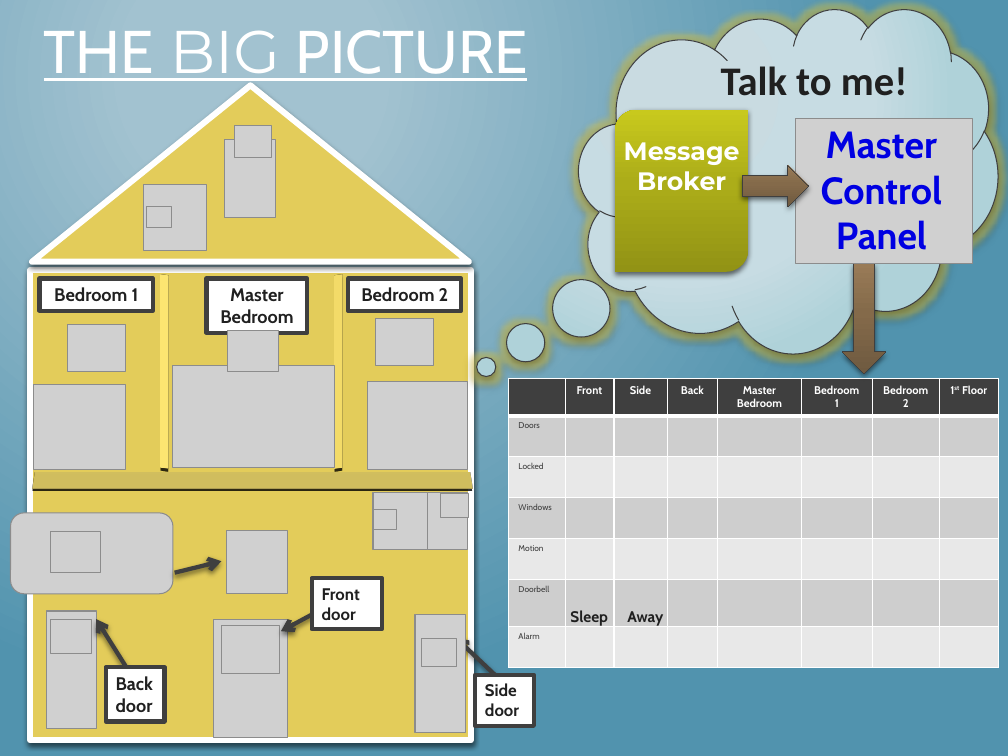
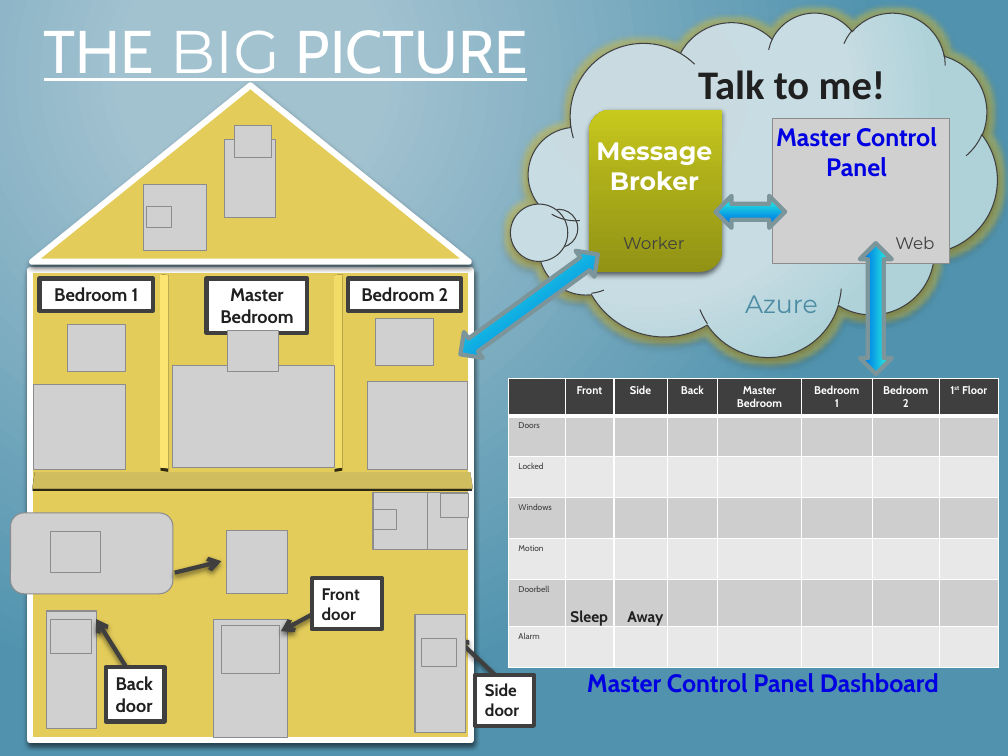
Before and after one commit to mlinnen/CloudHomeSecurity, a slide deck: slide 5 of docs/HacknightPowerPoint.pptx. Drawn at 1008x756 pixels with LibreOffice and Linux fonts; fonts in the diff are those of the drawing; grey boxes stand for pictures; background and template pictures are left out. Boxes give left, top, right and bottom in pixels: in the first picture for what was removed or moved away, otherwise in the second. Text is boxed around its words. In the diff, an @@ line names an element or a change of style, - is before the commit and + after.

Commit message:
Added a big picture image

```diff
--- a/docs/HacknightPowerPoint.pptx
+++ b/docs/HacknightPowerPoint.pptx
@@ thought cloud: place and size @@
-thought cloud at box(579, 8, 998, 353)
+thought cloud at box(528, 12, 997, 357)
@@ thought cloud at box(528, 12, 997, 357): proportions changed @@
@@ text "Talk to me!": place and size @@
-text "Talk to me!" at box(721, 66, 908, 96)
+text "Talk to me!" at box(698, 70, 886, 100)
@@ round diag rect: place and size @@
-round diag rect at box(615, 110, 748, 272)
+round diag rect at box(589, 110, 722, 272)
@@ text "Master Control Panel": place and size @@
-text "Master Control Panel" at box(821, 131, 942, 250)
+text "Master Control Panel" at box(776, 127, 937, 177)
@@ text "Master Control Panel" at box(776, 127, 937, 177): size 27 to 18 pt @@
@@ picture: place and size @@
-picture at box(795, 119, 972, 264)
+picture at box(773, 119, 950, 264)
@@ text "Message Broker": place and size @@
-text "Message Broker" at box(624, 142, 740, 190)
+text "Message Broker" at box(596, 142, 712, 190)
@@ right arrow removed at box(743, 165, 809, 207) @@
@@ left right arrow added at box(716, 196, 785, 228), fill gradient #03D4A8 to #21D6E0 to #0087E6 to #005CBF, outline #7C959A 3.03 pt @@
@@ text added at box(623, 237, 684, 249), 12 pt, text #3F3F3F @@
+Worker
@@ text added at box(895, 236, 934, 249), 12 pt, text #3F3F3F @@
+Web
@@ left right arrow added at box(451, 241, 608, 368), fill gradient #03D4A8 to #21D6E0 to #0087E6 to #005CBF, outline #7C959A 3.03 pt @@
@@ down arrow removed at box(843, 263, 886, 373) @@
@@ left right arrow added at box(860, 243, 892, 374), fill gradient #03D4A8 to #21D6E0 to #0087E6 to #005CBF, outline #7C959A 3.03 pt @@
@@ text added at box(745, 295, 818, 313), 18 pt, text #4C8BA4 @@
+Azure
@@ text added at box(587, 673, 939, 693), 18 pt, text #0000E2, bold @@
+Master Control Panel Dashboard
```
Also in this commit, not shown: 3 other files.
